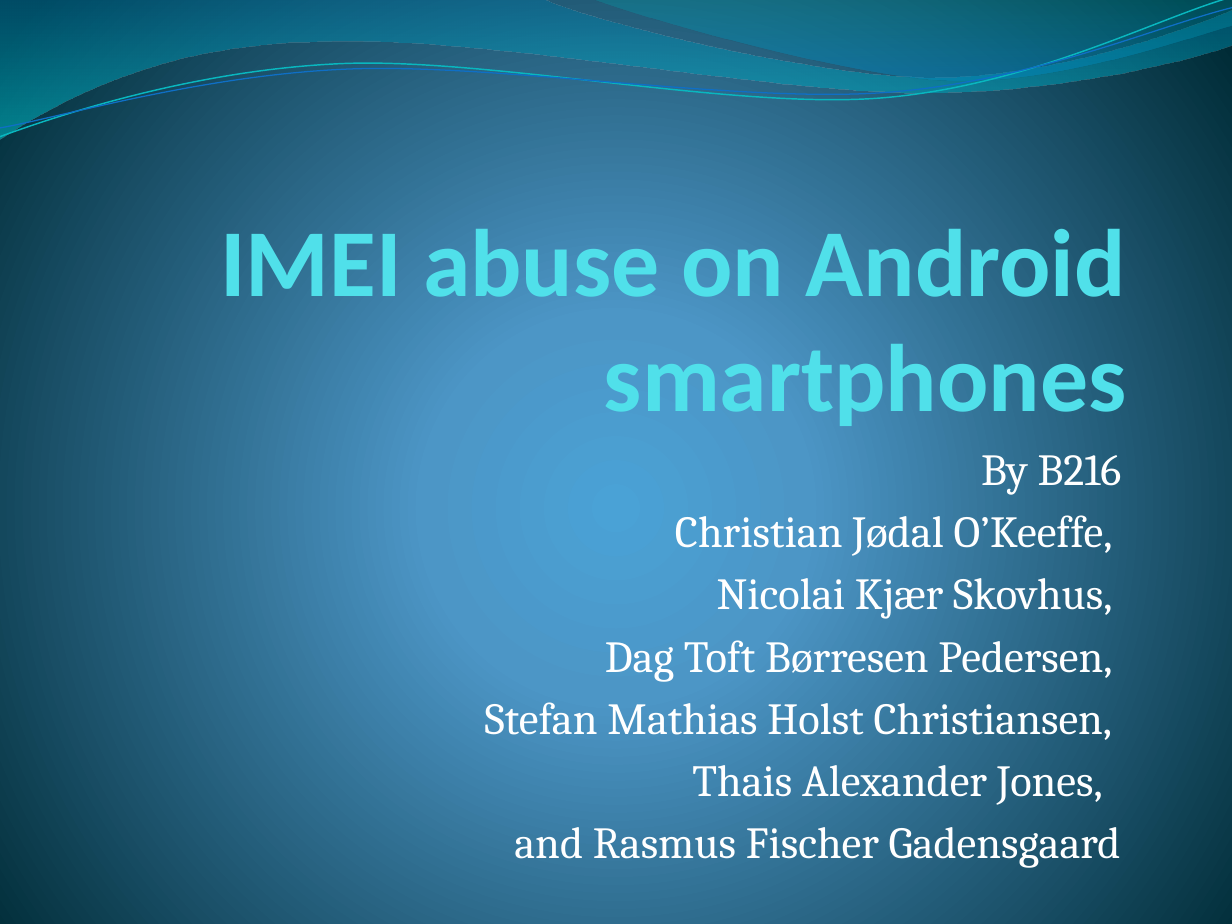
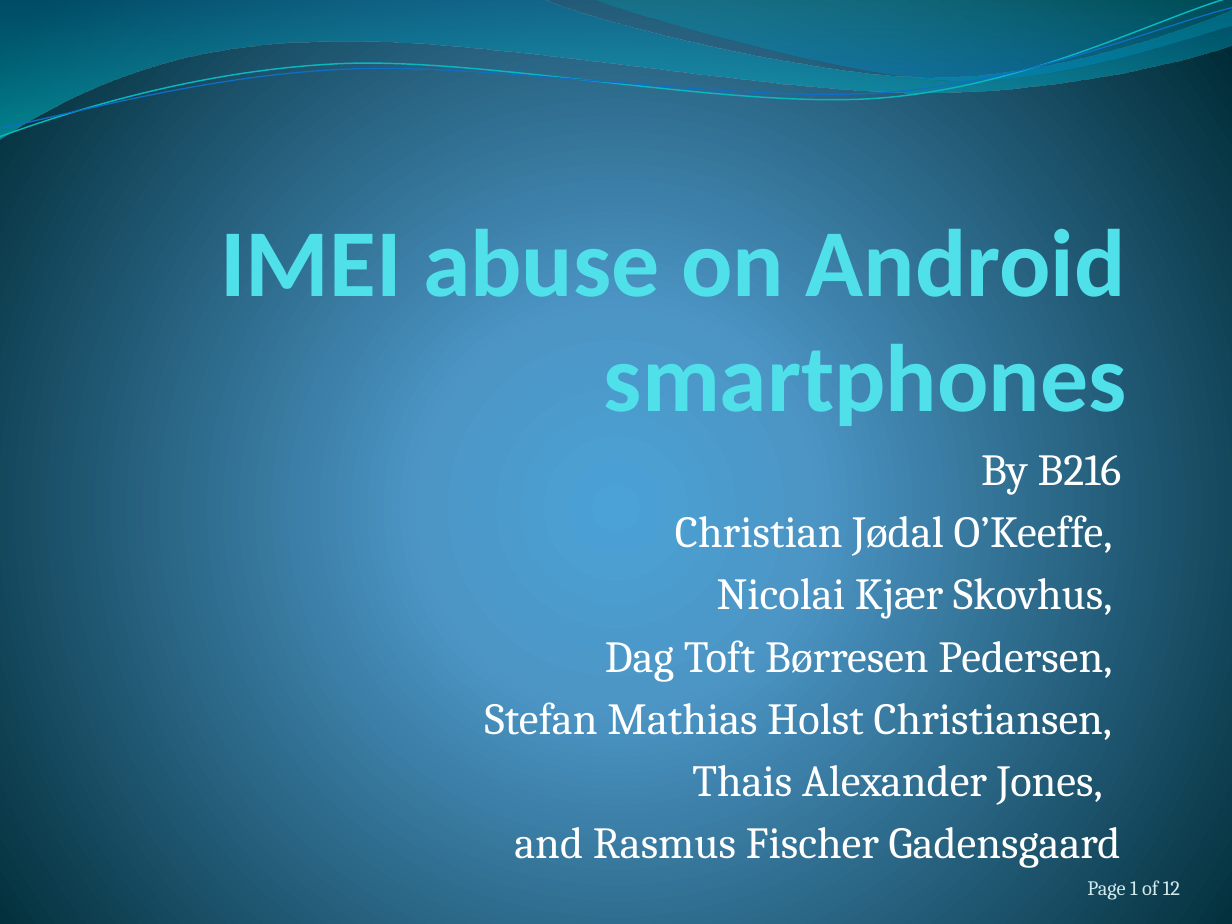
Before and after one commit to christianokeeffe/p0-uni, a slide deck: slide 1 of p0-uni/IMEI abuse on Android smartphones.pptx. Drawn at 1232x924 pixels with LibreOffice and Linux fonts; fonts in the diff are those of the drawing. Boxes give left, top, right and bottom in pixels: in the first picture for what was removed or moved away, otherwise in the second. Text is boxed around its words. In the diff, an @@ line names an element or a change of style, - is before the commit and + after.

```diff
--- a/p0-uni/IMEI abuse on Android smartphones.pptx
+++ b/p0-uni/IMEI abuse on Android smartphones.pptx
@@ text added at <box>1087,880,1180,900</box>, 12 pt, text #D1EAEE @@
+Page 1 of 12
```
Also in this commit, not shown: 11 other slides changed.
